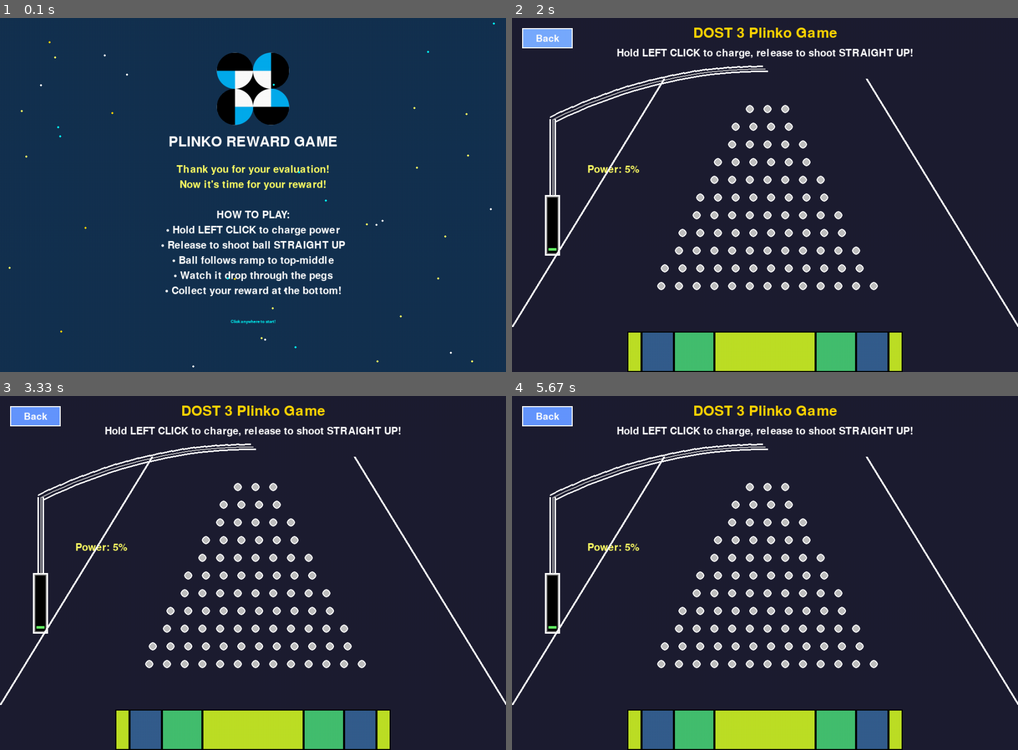
Above: before the commit, frames 1-4 (two rows, left to right).
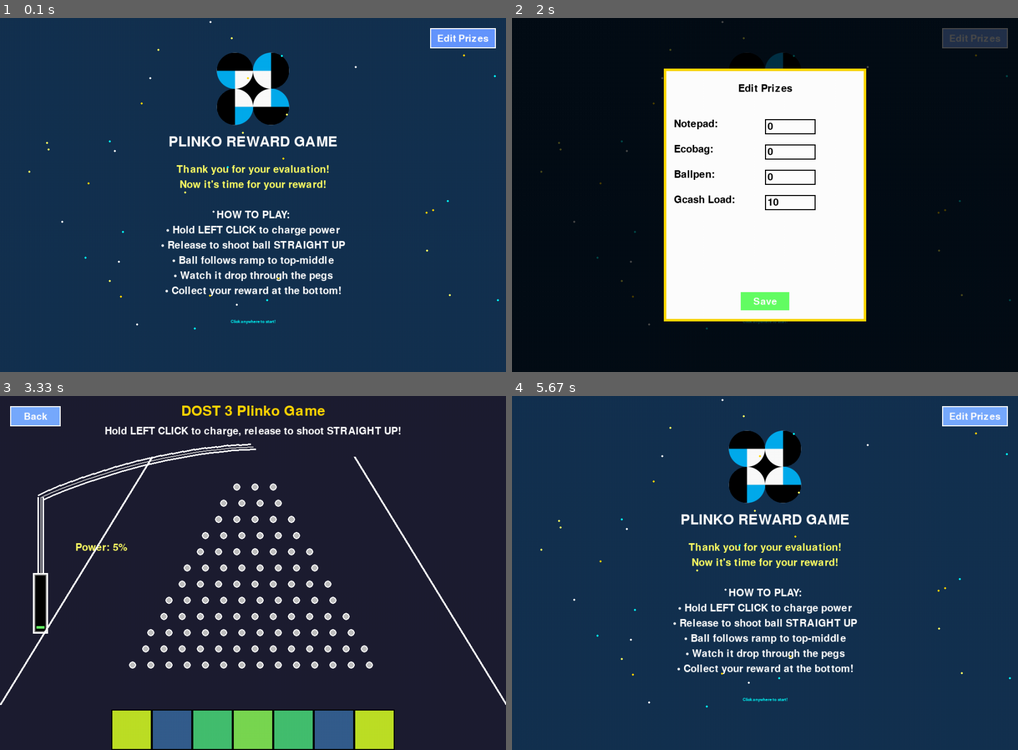
Above: after the commit, the same moments.

Repository: junealexis13/pygame_env
Game: pygame game, started from mainv2.py
The game is run twice, just before and just after one commit, with the same random seed, the same clock (stepped at 60 frames per second) and the same inputs.
Inputs (mouse positions are in pixels of both pictures, inside the frame that each line leads up to):
- Up to frame 1 (0.1 s): no input
- Up to frame 2 (2 s): press the mouse at (765, 219) at 0.37 s; move the mouse to (704, 209) at 0.47 s; release the mouse at (643, 198) at 0.6 s; click (840, 71) at 0.72 s; press the mouse at (547, 39) at 1.58 s; move the mouse to (603, 173) at 1.68 s; release the mouse at (653, 308) at 1.82 s; press the mouse at (972, 39) at 1.92 s
- Up to frame 3 (3.33 s): move the mouse to (263, 488) at 2.02 s; release the mouse at (65, 562) at 2.15 s; press the mouse at (278, 580) at 2.25 s; move the mouse to (359, 509) at 2.35 s; release the mouse at (440, 438) at 2.48 s; click (288, 707) at 2.6 s; press the mouse at (253, 679) at 2.92 s; move the mouse to (318, 576) at 3.02 s; release the mouse at (379, 473) at 3.15 s; press the mouse at (253, 679) at 3.25 s
- Up to frame 4 (5.67 s): move the mouse to (775, 650) at 3.35 s; release the mouse at (785, 622) at 3.48 s; press the mouse at (547, 417) at 3.58 s; move the mouse to (684, 509) at 3.68 s; release the mouse at (825, 604) at 3.82 s; press the mouse at (547, 417) at 3.92 s; move the mouse to (608, 431) at 4.02 s; release the mouse at (668, 449) at 4.15 s; press the mouse at (547, 417) at 4.25 s; move the mouse to (734, 491) at 4.35 s; release the mouse at (926, 565) at 4.48 s; press the mouse at (547, 417) at 4.58 s; move the mouse to (734, 526) at 4.68 s; release the mouse at (916, 636) at 4.82 s; press the mouse at (547, 417) at 4.92 s; move the mouse to (684, 562) at 5.02 s; release the mouse at (815, 703) at 5.15 s; press the mouse at (972, 417) at 5.25 s; move the mouse to (775, 555) at 5.35 s; release the mouse at (582, 696) at 5.48 s; press the mouse at (972, 417) at 5.58 s

The runs differ from the first frame. In frame 1, 1.0% of the frame differs, in the area x 1-99%, y 0-99%; in frame 2, 98%; in frame 3, 10%; in frame 4, 100%, in the area x 0-100%, y 0-100%.

Commit message:
major update: v1

Diff:
--- a/ball.py
+++ b/ball.py
@@ -33,6 +33,7 @@
         self.bounce = BALLPHYSICS['bounce']
         self.friction = BALLPHYSICS['friction']
         self.active = True
+        self.ramp_t = 0.0
 
         # For ramp behavior
         self.follow_ramp = follow_ramp
@@ -65,6 +66,11 @@
                     self.active = False  # mark as failed
                     return
 
+            if self.ramp_t >= 1.0:
+                self.follow_ramp = False
+                # Set initial velocity based on launch power when transitioning to peg field
+                self.vx = self.rng.uniform(-0.3, 0.3)
+                self.vy = self.launch_speed * 12
             else:
                 # FIXED: Use constant curve speed regardless of launch power
                 if not hasattr(self, "curve_t"):
--- a/gameconfig.toml
+++ b/gameconfig.toml
@@ -2,7 +2,7 @@
 SCREEN_WIDTH = 1000
 SCREEN_HEIGHT = 700
 FPS = 60
-PEG_RADIUS = 8
+PEG_RADIUS = 7
 
 [colormaps]
 WHITE = [255, 255, 255]
@@ -20,10 +20,10 @@
 GRAY = [128, 128, 128]
 
 [ball_physics]
-gravity = 0.15
-bounce = 0.9
-friction = 0.98
+gravity = 0.2
+bounce = 1.2
+friction = 0.93
 
 [peg_distances]
-h_spacing = 35
-v_spacing = 35
+h_spacing = 36
+v_spacing = 32
--- a/launcher.py
+++ b/launcher.py
@@ -41,18 +41,19 @@
         if self.power <= 0:
             return None, 0
 
-        velocity_magnitude = (self.power / self.max_power) * 10  # max speed scale
-        vx = 0.0
-        vy = -velocity_magnitude
+        # Calculate the velocity based on power
+        velocity_magnitude = (self.power / self.max_power) * 15
+        vx = 0.0  # Horizontal velocity (can be adjusted if needed)
+        vy = -velocity_magnitude  # Vertical velocity (upward)
 
-        # FIXED: Pass RNG from game for reproducibility
-        ball = Ball(self.x, self.y - 30, vx, vy, follow_ramp=True, rng=self.ball_rng)
+        # Create the ball with the calculated velocities
+        ball = Ball(self.x, self.y - 30, vx, vy, follow_ramp=True)
         ball.launch_speed = self.power / self.max_power
-        ball.vy = -velocity_magnitude  # upward climb in tube
+        ball.vy = vy
 
-        # set starting ramp position for the ball
+        # Set starting ramp position for the ball
         ball.start_ramp_x = self.x
-        ball.start_ramp_y = self.y - 60
+        ball.start_ramp_y = self.y - 80
 
         launched_power = self.power
         self.power = 0.0
@@ -87,17 +88,15 @@
         end_x = SCREEN_WIDTH // 2
         end_y = 100
         control_x = (straight_end_x + end_x) / 2
-        control_y = straight_end_y - 100  # peak height of U
+        control_y = straight_end_y - 90  # peak height of U
 
         ramp_points = []
         for i in range(20):
             t = i / 19.0
-            # Quadratic Bezier formula
             rx = (1 - t)**2 * straight_end_x + 2 * (1 - t) * t * control_x + t**2 * end_x
             ry = (1 - t)**2 * straight_end_y + 2 * (1 - t) * t * control_y + t**2 * end_y
             ramp_points.append((int(rx), int(ry)))
 
-        # draw curve segment
         for i in range(len(ramp_points) - 1):
             pygame.draw.line(screen, COLORS['WHITE'],
                             (ramp_points[i][0] - 5, ramp_points[i][1] - 4),
--- a/mainv2.py
+++ b/mainv2.py
@@ -27,16 +27,15 @@
 FPS = VIEW['FPS']
 
 class PlinkoGame:
-    def __init__(self,initial_prizes, seed=None):
+    def __init__(self, seed=None):
         # Set seed FIRST before any random calls
 
         #####INIT#####
-
-
+        self.selected_prize = None
+        self.temp_input = None
         self.seed = seed if seed is not None else int(datetime.now().timestamp() * 1000000)
         random.seed(self.seed)
 
-        print(f'GAMEINSTANCE with seed {random.seed(self.seed)} - {datetime.now()} ')
         self.ball_rng = random.Random(self.seed + 1)
 
         self.screen = pygame.display.set_mode((SCREEN_WIDTH, SCREEN_HEIGHT))
@@ -51,6 +50,7 @@
         self.state = "splash"
         self.font_large = pygame.font.Font(None, 65)
         self.font_medium = pygame.font.Font(None, 42)
+        self.font_sm_medium = pygame.font.Font(None, 35)
         self.font_small = pygame.font.Font(None, 30)
         self.font_tiny = pygame.font.Font(None, 12)
 
@@ -60,7 +60,7 @@
         self.balls = []
         self.pegs = self.create_pegs()
         self.reward_slots = self.create_reward_slots()
-        self.prize_manager = PrizeManager(initial_prizes=initial_prizes)
+        self.prize_manager = PrizeManager()
         self.launcher = PinballLauncher(80, SCREEN_HEIGHT // 2 + 60, ball_rng=self.ball_rng)
         self.back_button = Button(20, 20, 100, 40, "Back", COLORS['BLUE'], COLORS['WHITE'])
 
@@ -68,6 +68,10 @@
         self.last_reward = None
         self.result_timer = 0
         self.mouse_pressed = False
+
+        self.edit_prizes_button = Button(SCREEN_WIDTH - 150, 20, 130, 40, "Edit Prizes", COLORS['BLUE'], COLORS['WHITE'])
+        self.editing_prizes = False
+        self.prize_inputs = []
 
         self.recorded_outcomes = []
 
@@ -79,7 +83,7 @@
 
     def create_pegs(self):
         pegs = []
-        rows = 11
+        rows = 12
         start_y = 180
         horizontal_spacing = PEG_DISTANCE['h_spacing']
         vertical_spacing = PEG_DISTANCE['v_spacing']
@@ -91,24 +95,30 @@
             for i in range(pegs_in_row):
                 x = start_x + i * horizontal_spacing
                 # Deterministic jitter based on seed
-                jitter = 5 if row % 2 == 0 else -5
+                jitter = 4 if row % 2 == 0 else -4
                 pegs.append((int(x + jitter), int(y)))
         return pegs
 
     def create_reward_slots(self):
+        #preload prize_array
+        with open('prize_arrangement.toml', 'rb') as f:
+            data = tomllib.load(f); f.close()
+
+        pz_arr = data['prize_array']
+
         very_common_color = (122, 215, 81)
         common_color = (68, 191, 112)
         uncommon_color = (52, 94, 141)
         grand_prize_color = (189, 223, 38)
 
         rewards = [
-            ("Power Bank", 10, grand_prize_color, 0.35),
-            ("Newton's Cradle", 30, uncommon_color, 0.8),
-            ("32GB Flash Drive", 20, common_color, 1.0),
-            ("Gcash Load", 100, grand_prize_color, 2.5),
-            ("32GB Flash Drive", 20, common_color, 1.0),
-            ("Newton's Cradle", 30, uncommon_color, 0.8),
-            ("Power Bank", 10, grand_prize_color, 0.35)
+            (pz_arr['p1'], 20, grand_prize_color, 1.0),
+            (pz_arr['p2'], 30, uncommon_color, 1.0),
+            (pz_arr['p3'], 40, common_color, 1.0),
+            (pz_arr['p4'], 50, very_common_color, 1.0),
+            (pz_arr['p5'], 20, common_color, 1.0),
+            (pz_arr['p6'], 30, uncommon_color, 1.0),
+            (pz_arr['p7'], 20, grand_prize_color, 1.0)
         ]
         return rewards
 
@@ -156,6 +166,62 @@
         for x, y, color in self.splash_dots:
             pygame.draw.circle(self.screen, color, (x, y), 2)
 
+        self.edit_prizes_button.draw(self.screen)
+
+        if self.editing_prizes:
+            self.draw_prize_editor()
+
+    def draw_prize_editor(self):
+        # Draw semi-transparent overlay
+        overlay = pygame.Surface((SCREEN_WIDTH, SCREEN_HEIGHT))
+        overlay.set_alpha(180)
+        overlay.fill(COLORS['BLACK'])
+        self.screen.blit(overlay, (0, 0))
+
+        # Draw editor window
+        box_width = 400
+        box_height = 500
+        box_x = (SCREEN_WIDTH - box_width) // 2
+        box_y = (SCREEN_HEIGHT - box_height) // 2
+
+        # Draw main window
+        pygame.draw.rect(self.screen, COLORS['WHITE'], (box_x, box_y, box_width, box_height))
+        pygame.draw.rect(self.screen, COLORS['GOLD'], (box_x, box_y, box_width, box_height), 5)
+
+        # Draw title
+        title = self.font_small.render("Edit Prizes", True, COLORS['BLACK'])
+        title_rect = title.get_rect(center=(SCREEN_WIDTH//2, box_y + 40))
+        self.screen.blit(title, title_rect)
+
+        # Draw prize entries
+        y_offset = box_y + 100
+        for i, prize_name in enumerate(self.prize_manager.prizes.keys()):
+            text = self.font_small.render(f"{prize_name}: ", True, COLORS['BLACK'])
+            self.screen.blit(text, (box_x + 20, y_offset + i * 50))
+
+            # Draw input box
+            input_rect = pygame.Rect(box_x + 200, y_offset + i * 50, 100, 30)
+            pygame.draw.rect(self.screen, COLORS['BLACK'], input_rect, 2)
+
+            if hasattr(self, 'selected_prize') and self.selected_prize == prize_name:
+                pygame.draw.rect(self.screen, COLORS['CYAN'], input_rect, 2)
+                value_text = self.font_small.render(str(self.temp_input), True, COLORS['BLACK'])
+            else:
+                value_text = self.font_small.render(str(self.prize_manager.prizes[prize_name]), True, COLORS['BLACK'])
+            self.screen.blit(value_text, (input_rect.x + 5, input_rect.y + 5))
+
+        # Draw save button - this was missing!
+        save_button = Button(
+            box_x + box_width//2 - 50,  # x position
+            box_y + box_height - 60,     # y position
+            100,                         # width
+            40,                          # height
+            "Save",                      # text
+            COLORS['GREEN'],             # button color
+            COLORS['WHITE']              # text color
+        )
+        save_button.draw(self.screen)
+
     def draw_game(self):
         self.screen.fill((30, 30, 50))
         self.back_button.draw(self.screen)
@@ -240,8 +306,53 @@
     def handle_events(self, events):
         for event in events:
             if self.state == "splash":
-                if event.type == pygame.MOUSEBUTTONDOWN:
-                    self.state = "playing"
+                if self.editing_prizes:
+                    if event.type == pygame.MOUSEBUTTONDOWN:
+                        mouse_pos = event.pos
+                        box_x = (SCREEN_WIDTH - 400) // 2
+                        box_y = (SCREEN_HEIGHT - 500) // 2
+                        box_width = 400
+                        box_height = 500
+
+                        # Check for clicks on input boxes
+                        y_offset = box_y + 100
+                        for i, prize_name in enumerate(self.prize_manager.prizes.keys()):
+                            input_rect = pygame.Rect(box_x + 200, y_offset + i * 50, 100, 30)
+                            if input_rect.collidepoint(mouse_pos):
+                                # Handle input box click
+                                current_value = str(self.prize_manager.prizes[prize_name])
+                                new_value = self.get_user_input(prize_name, current_value)
+                                if new_value is not None:
+                                    try:
+                                        new_value = int(new_value)
+                                        if new_value >= 0:
+                                            self.prize_manager.prizes[prize_name] = new_value
+                                    except ValueError:
+                                        pass
+
+                        # Check for save button click
+                        save_button_rect = pygame.Rect(box_x + box_width//2 - 50,
+                                                    box_y + box_height - 60,
+                                                    100, 40)
+                        if save_button_rect.collidepoint(mouse_pos):
+                            self.editing_prizes = False
+                            self.prize_manager.save_prizes()
+
+                        # Close editor if clicking outside the box
+                        editor_rect = pygame.Rect(box_x, box_y, box_width, box_height)
+                        if not editor_rect.collidepoint(mouse_pos):
+                            self.editing_prizes = False
+
+                else:
+                    # Handle normal splash screen events
+                    if event.type == pygame.MOUSEBUTTONDOWN:
+                        if self.edit_prizes_button.rect.collidepoint(event.pos):
+                            self.editing_prizes = True
+                        else:
+                            self.state = "playing"
+
+                    elif event.type == pygame.MOUSEMOTION:
+                        self.edit_prizes_button.handle_event(event)
 
             elif self.state == "playing":
                 if self.back_button.handle_event(event):
@@ -276,6 +387,51 @@
                 if not self.launched_once:
                     self.launcher.power = self.launcher.max_power / 2
                 self.launched_once = False
+
+    def get_user_input(self, prize_name, current_value):
+        """Helper method to get user input for prize values"""
+        pygame.key.start_text_input()
+        self.selected_prize = prize_name
+        self.temp_input = current_value  # Initialize temp_input with current value
+        input_active = True
+
+        while input_active:
+            for evt in pygame.event.get():
+                if evt.type == pygame.QUIT:
+                    pygame.quit()
+                    sys.exit()
+
+                if evt.type == pygame.KEYDOWN:
+                    if evt.key == pygame.K_RETURN:
+                        input_active = False
+                    elif evt.key == pygame.K_BACKSPACE:
+                        self.temp_input = self.temp_input[:-1]
+                    elif evt.key == pygame.K_ESCAPE:
+                        self.selected_prize = None
+                        self.temp_input = None  # Reset temp_input
+                        return None
+                    elif evt.unicode.isnumeric():
+                        self.temp_input += evt.unicode
+
+                elif evt.type == pygame.MOUSEBUTTONDOWN:
+                    # Click outside input box ends editing
+                    mouse_pos = evt.pos
+                    box_x = (SCREEN_WIDTH - 400) // 2
+                    box_y = (SCREEN_HEIGHT - 500) // 2
+                    input_rect = pygame.Rect(box_x + 200, box_y + 100 + list(self.prize_manager.prizes.keys()).index(prize_name) * 50, 100, 30)
+                    if not input_rect.collidepoint(mouse_pos):
+                        input_active = False
+
+            # Redraw screen with current input
+            self.draw_splash_screen()
+            pygame.display.flip()
+            self.clock.tick(FPS)
+
+        pygame.key.stop_text_input()
+        final_value = self.temp_input
+        self.selected_prize = None
+        self.temp_input = None  # Reset temp_input
+        return final_value
 
     def update(self):
         if self.state == "playing":
@@ -363,13 +519,5 @@
         sys.exit()
 
 if __name__ == "__main__":
-    import json
-
-    with open("/Users/junealexis.santos13gmail.com/Documents/projects/pygame_env/prizes.json", 'rb') as prz:
-        prize = json.load(prz)
-
-
-
-    seed = 123456
-    game = PlinkoGame(seed=seed,initial_prizes=prize)
+    game = PlinkoGame()
     game.run()
--- /dev/null
+++ b/prize_arrangement.toml
@@ -0,0 +1,13 @@
+#there are 7 rewards and in this game. Assign the numbers based on the numbers from
+#left to right.
+#it goes like [1] [2] [3] [4] [5] [6] [7] --
+# choices [Ecobag, Notepad, Ballpen, Gcash Load]
+
+[prize_array]
+p1 = "Gcash Load"
+p2 = "Notepad"
+p3 = "Ballpen"
+p4 = "Ecobag"
+p5 = "Ballpen"
+p6 = "Notepad"
+p7 = "Gcash Load"
--- a/prizemanager.py
+++ b/prizemanager.py
@@ -1,38 +1,52 @@
 import sqlite3
 
 class PrizeManager:
-    def __init__(self, db_path="prizes.db", initial_prizes=None):
-        self.conn = sqlite3.connect(db_path)
-        self.create_prize_table(initial_prizes or [])
+    def __init__(self, db_path='prizes.db', initial_prizes=None):
+        self.db_path = db_path
+        self.prizes = {}
 
-    def create_prize_table(self, prizes):
-        cursor = self.conn.cursor()
-        cursor.execute("""
-            CREATE TABLE IF NOT EXISTS prizes (
-                name TEXT PRIMARY KEY,
-                count INTEGER
-            )
-        """)
-        for prize, count in prizes.items():
-            cursor.execute("INSERT OR IGNORE INTO prizes (name, count) VALUES (?, ?)", (prize, count))
-        self.conn.commit()
+
+        # Load existing prizes from database
+        self.load_prizes()
+
+    def init_db(self):
+        with sqlite3.connect(self.db_path) as conn:
+            cursor = conn.cursor()
+            cursor.execute('''
+                CREATE TABLE IF NOT EXISTS prizes
+                (name TEXT PRIMARY KEY, count INTEGER)
+            ''')
+
+            conn.commit()
+
+    def load_prizes(self):
+        with sqlite3.connect(self.db_path) as conn:
+            cursor = conn.cursor()
+            cursor.execute('SELECT name, count FROM prizes')
+            for name, quantity in cursor.fetchall():
+                self.prizes[name] = quantity
+
+    def initialize_prizes(self):
+        self.load_prizes()
+
+    def save_prizes(self):
+        with sqlite3.connect(self.db_path) as conn:
+            cursor = conn.cursor()
+            for name, quantity in self.prizes.items():
+                cursor.execute('''
+                    UPDATE prizes SET count = ? WHERE name = ?
+                ''', (quantity, name))
+            conn.commit()
 
     def get_prize_count(self, prize_name):
-        cursor = self.conn.cursor()
-        cursor.execute("SELECT count FROM prizes WHERE name = ?", (prize_name,))
-        result = cursor.fetchone()
-        return result[0] if result else 0
+        return self.prizes.get(prize_name, 0)
 
     def decrement_prize(self, prize_name):
-        cursor = self.conn.cursor()
-        cursor.execute("UPDATE prizes SET count = count - 1 WHERE name = ? AND count > 0", (prize_name,))
-        self.conn.commit()
-
-    def prizes_available(self):
-        cursor = self.conn.cursor()
-        cursor.execute("SELECT SUM(count) FROM prizes")
-        result = cursor.fetchone()
-        return result[0] > 0 if result else False
+        if prize_name in self.prizes and self.prizes[prize_name] > 0:
+            self.prizes[prize_name] -= 1
+            self.save_prizes()
+            return True
+        return False
 
     def close(self):
-        self.conn.close()
+        self.save_prizes()
Binary file changed: prizes.db
